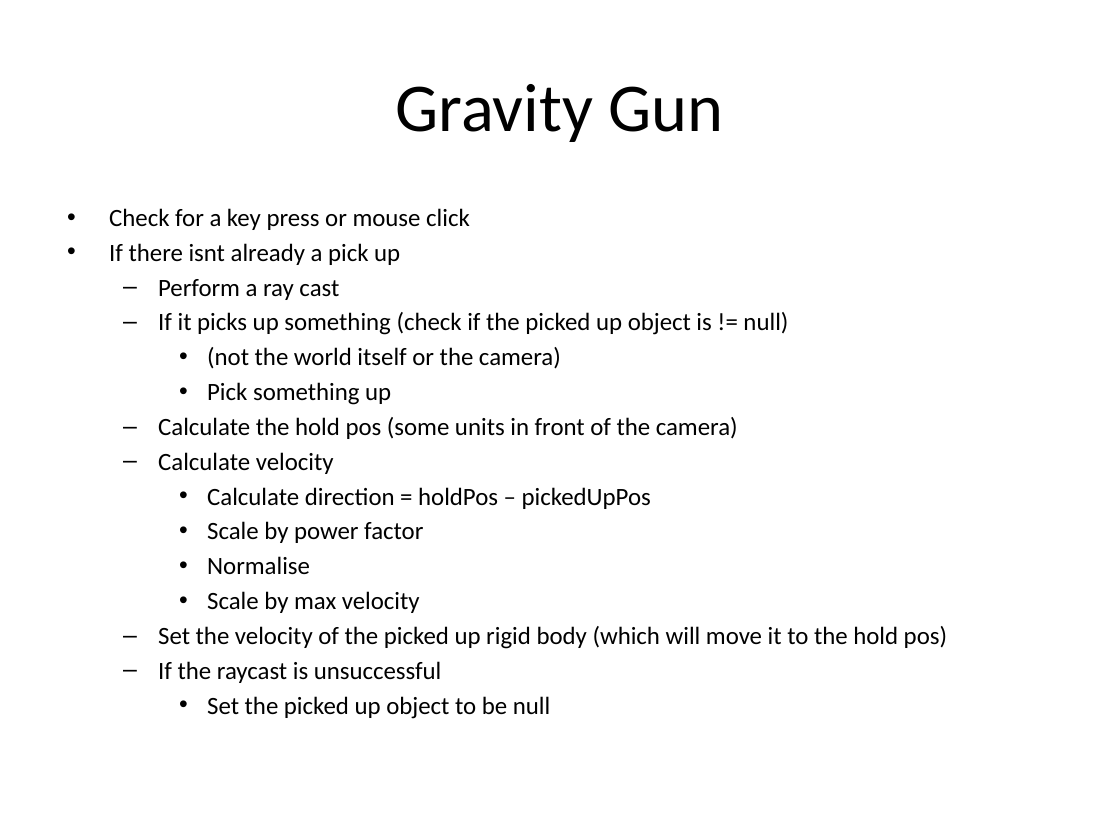
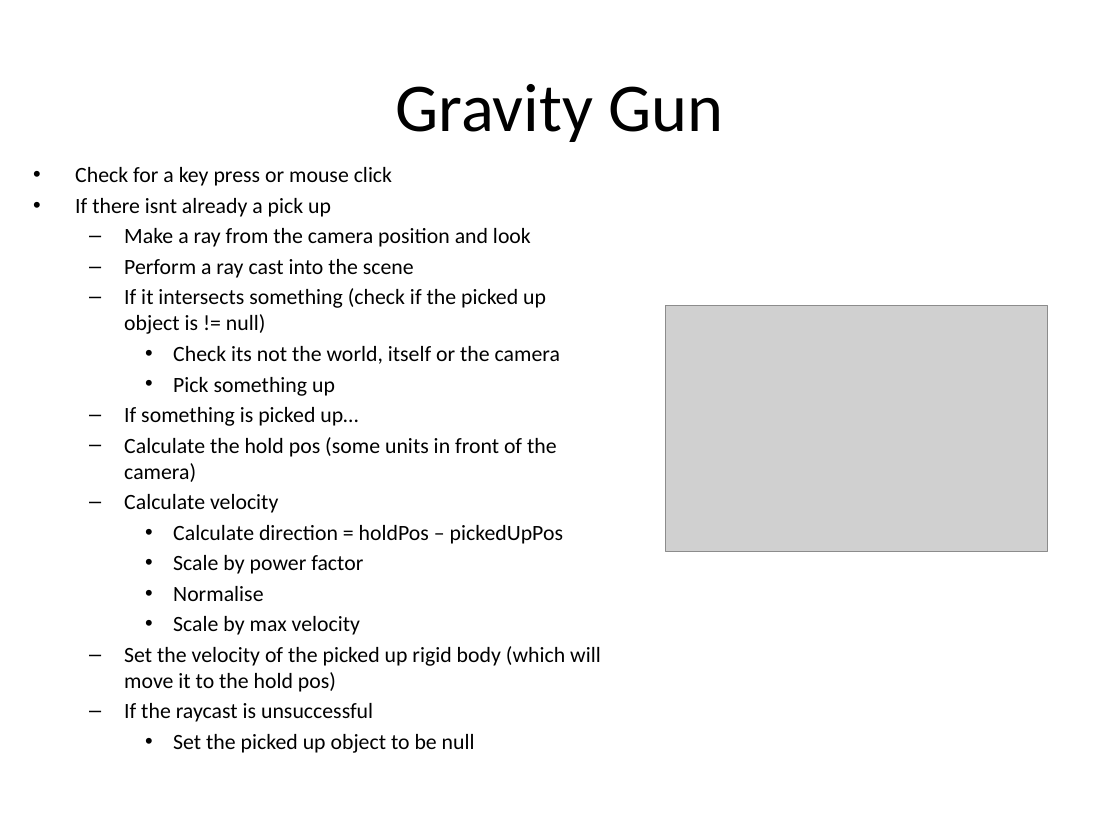
Before and after one commit to skooter500/BGE-V1, a slide deck: slide 31 of Lectures/Game Engines 8.pptx (slide 26 before the commit). Drawn at 1120x840 pixels with LibreOffice and Linux fonts; fonts in the diff are those of the drawing; grey boxes stand for pictures; background and template pictures are left out. Boxes give left, top, right and bottom in pixels: in the first picture for what was removed or moved away, otherwise in the second. Text is boxed around its words. In the diff, an @@ line names an element or a change of style, - is before the commit and + after.

```diff
--- a/Lectures/Game Engines 8.pptx
+++ b/Lectures/Game Engines 8.pptx
@@ text "Check for a key press ...": place and size @@
-text "Check for a key press ..." at (109,208,947,719)
+text "Check for a key press ..." at (75,167,601,753)
@@ text at (75,167,601,753): size 16 to 14 pt in "Check for a key press or mouse ...", "If there isnt already a pick up", "Pick something up", "Calculate the hold pos (some units in ..." and 8 more places @@
@@ text at (124,228,560,364): text changed; size 16 to 14 pt @@
-  – Perform a ray cast
-  – If it picks up something (check if the picked up object is != null)
-    • (not the world itself or the camera)
+  – Make a ray from the camera position and look
+  – Perform a ray cast into the scene
+  – If it intersects something (check if the picked up object is != null)
+    • Check its not the world, itself or the camera
@@ picture added at (665,306,1047,552) @@
@@ text at (124,407,358,426): paragraph added @@
+  – If something is picked up…
```
Also in this commit, not shown: 3 other slides changed, 6 slides added.
